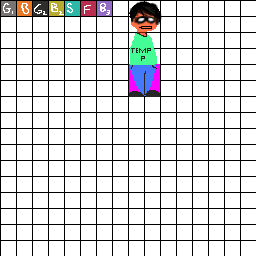
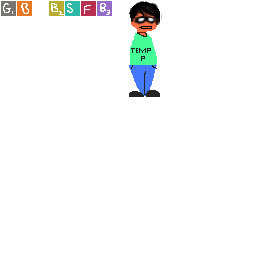
The second 256px x 256px image is a revision of the first. Changes to its layers:
painted on "Layer 3" over (x1=129, y1=1, x2=160, y2=93)
painted on "Layer 2 copy" over (x1=0, y1=0, x2=256, y2=256)
hid "Layer 2" over (x1=0, y1=0, x2=256, y2=256)
